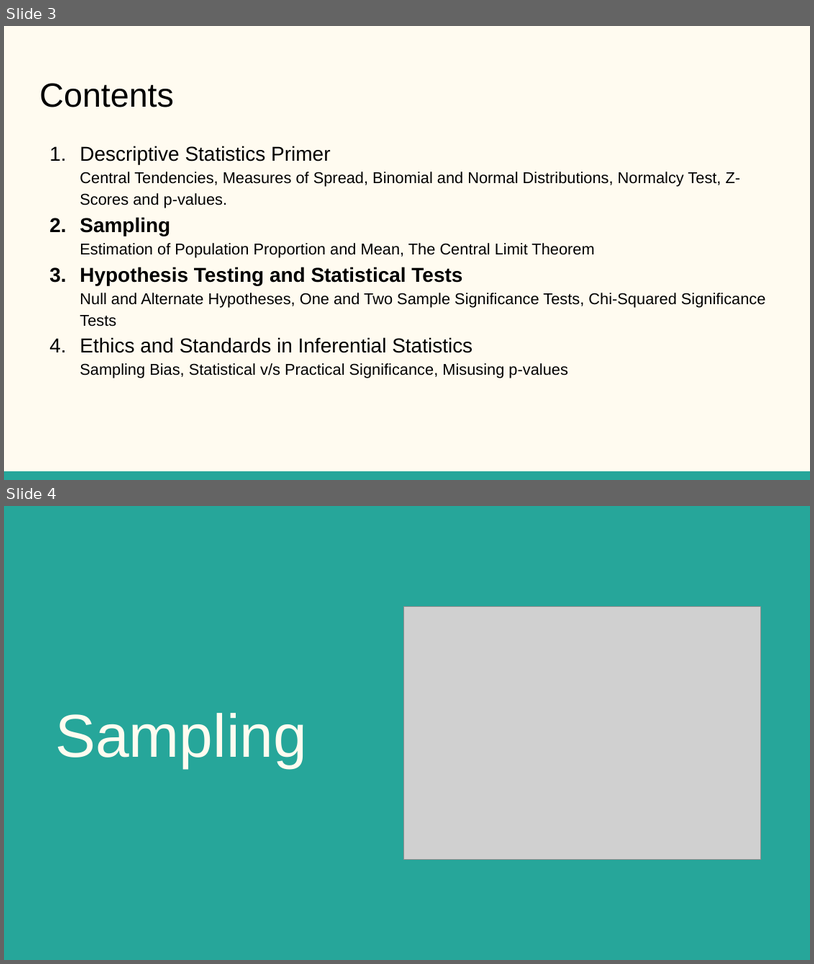
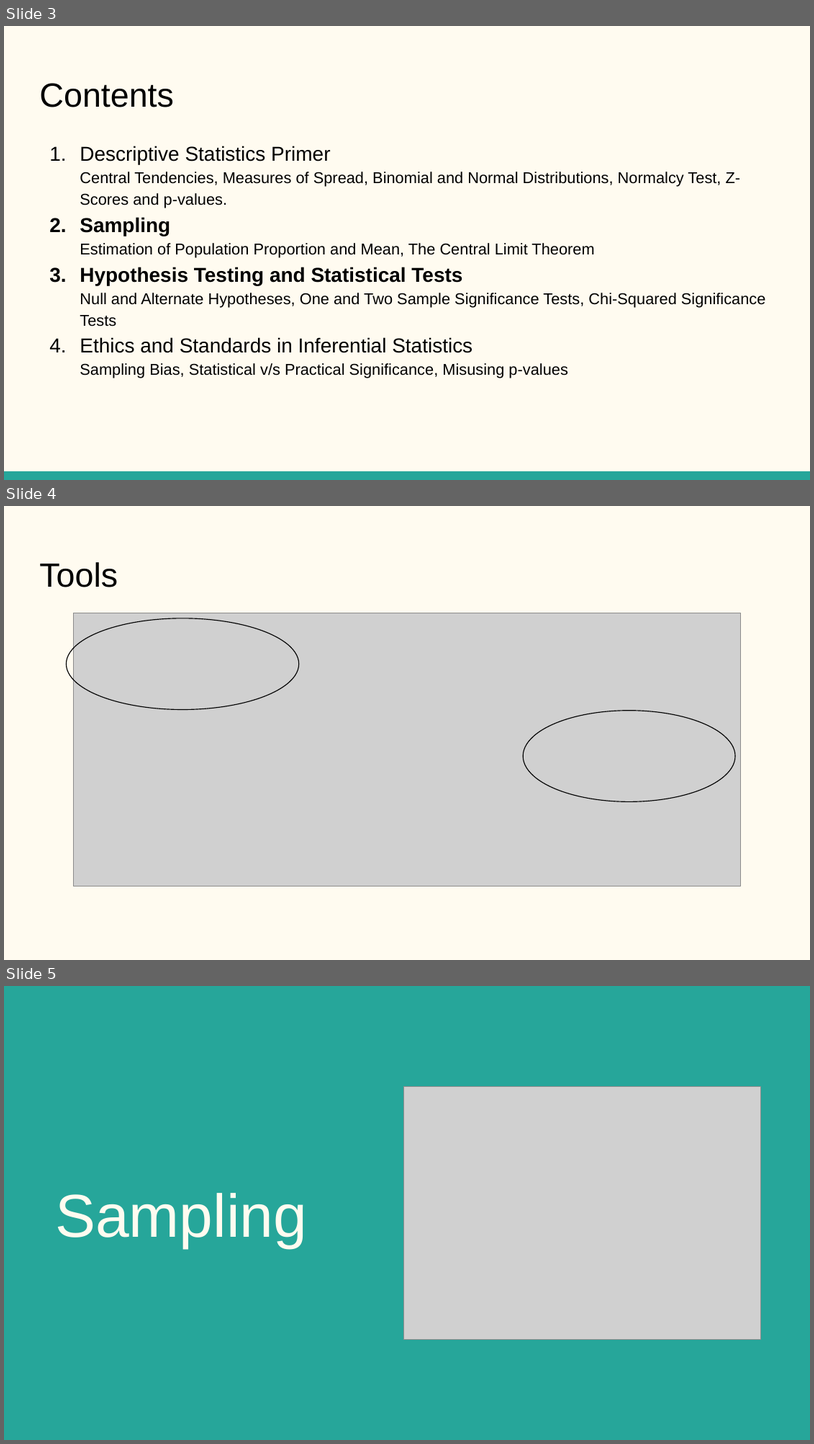
Before and after one commit to rounakbanik/inferential_stats_pycon, a slide deck: Inferential Statistics.pptx. Shown one above the other, each under a label of ours: slides 3 and 4 before the commit, slides 3, 4 and 5 after it. The pictures are 814x964 and 814x1444 pixels, drawn with LibreOffice and Linux fonts; fonts in the diff are those of the drawing; grey boxes stand for pictures. Boxes give left, top, right and bottom in pixels: in the first picture for what was removed or moved away, otherwise in the second. Text is boxed around its words. In the diff, an @@ line names an element or a change of style, - is before the commit and + after.

```diff
--- a/Inferential Statistics.pptx
+++ b/Inferential Statistics.pptx
@@ slide 4 added at (4, 506, 810, 960), background #FFFBF0 @@
@@ title added at (39, 562, 118, 587), 30 pt, text #000000 @@
+Tools
@@ picture added at (73, 613, 741, 886) @@
@@ ellipse added at (66, 618, 299, 709), outline #000000 0.75 pt @@
@@ ellipse added at (523, 710, 736, 801), outline #000000 0.75 pt @@
@@ what was slide 4 is now slide 5 @@
```
Also in this commit, not shown: 1 slide changed, 2 other slides added, 2 slides removed.
